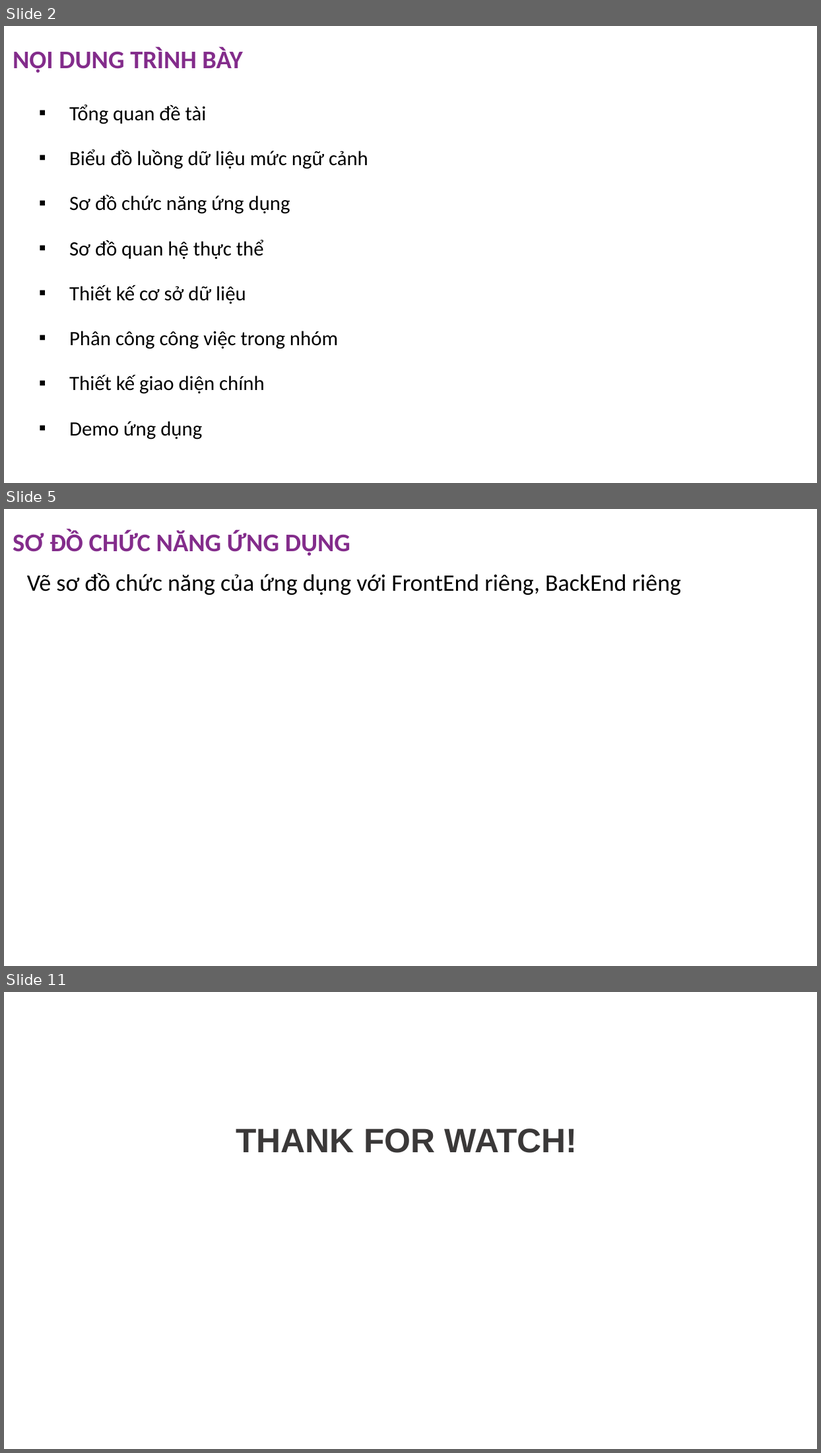
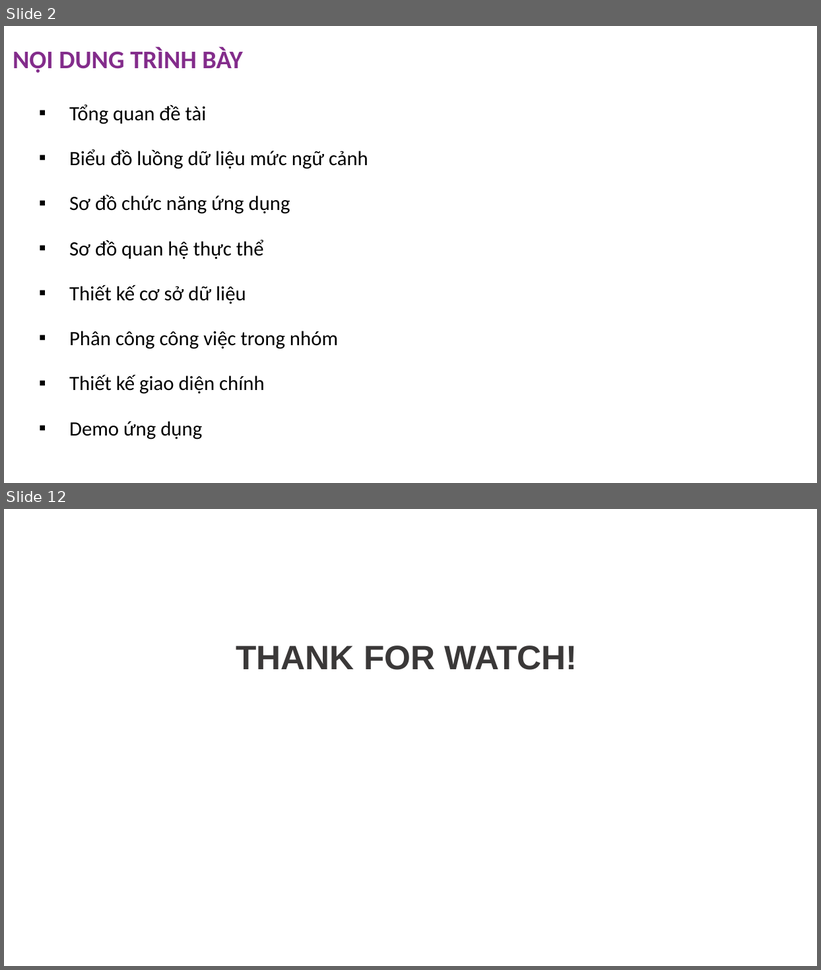
Before and after one commit to anhnmt/csharp-online-banking, a slide deck: Documents/C1905M-Group 1-Online Banking (ADSE).pptx. Shown one above the other, each under a label of ours: slides 2, 5 and 11 before the commit, slides 2 and 12 after it; the slides between them are not shown. The pictures are 821x1453 and 821x970 pixels, drawn with LibreOffice and Linux fonts; fonts in the diff are those of the drawing; background and template pictures are left out. Boxes give left, top, right and bottom in pixels: in the first picture for what was removed or moved away, otherwise in the second. Text is boxed around its words. In the diff, an @@ line names an element or a change of style, - is before the commit and + after.

```diff
--- a/Documents/C1905M-Group 1-Online Banking (ADSE).pptx
+++ b/Documents/C1905M-Group 1-Online Banking (ADSE).pptx
@@ slide 5 removed at <box>4,509,817,966</box>, background picture (left out) @@
@@ title removed at <box>13,529,350,556</box> @@
-SƠ ĐỒ CHỨC NĂNG ỨNG DỤNG
@@ text removed at <box>27,573,681,595</box> @@
-Vẽ sơ đồ chức năng của ứng dụng với FrontEnd riêng, BackEnd riêng
@@ what was slide 11 is now slide 12 @@
```
Also in this commit, not shown: 4 slides changed, 6 slides added, 4 other slides removed, 3 other files.
